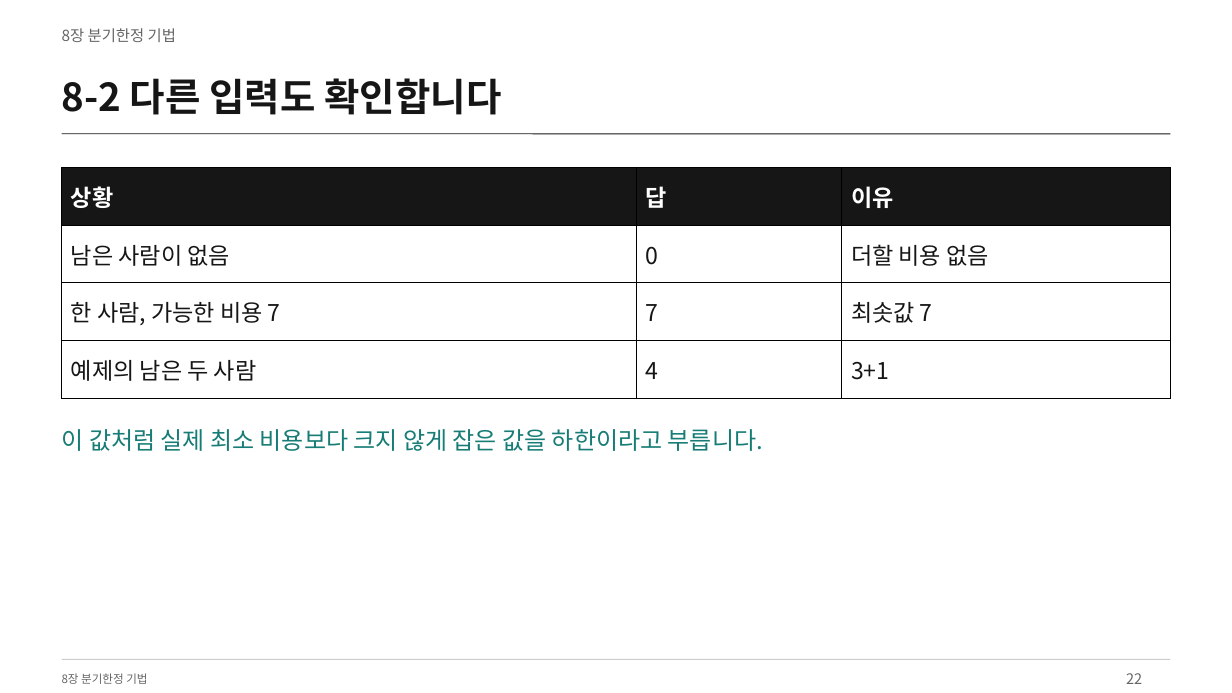
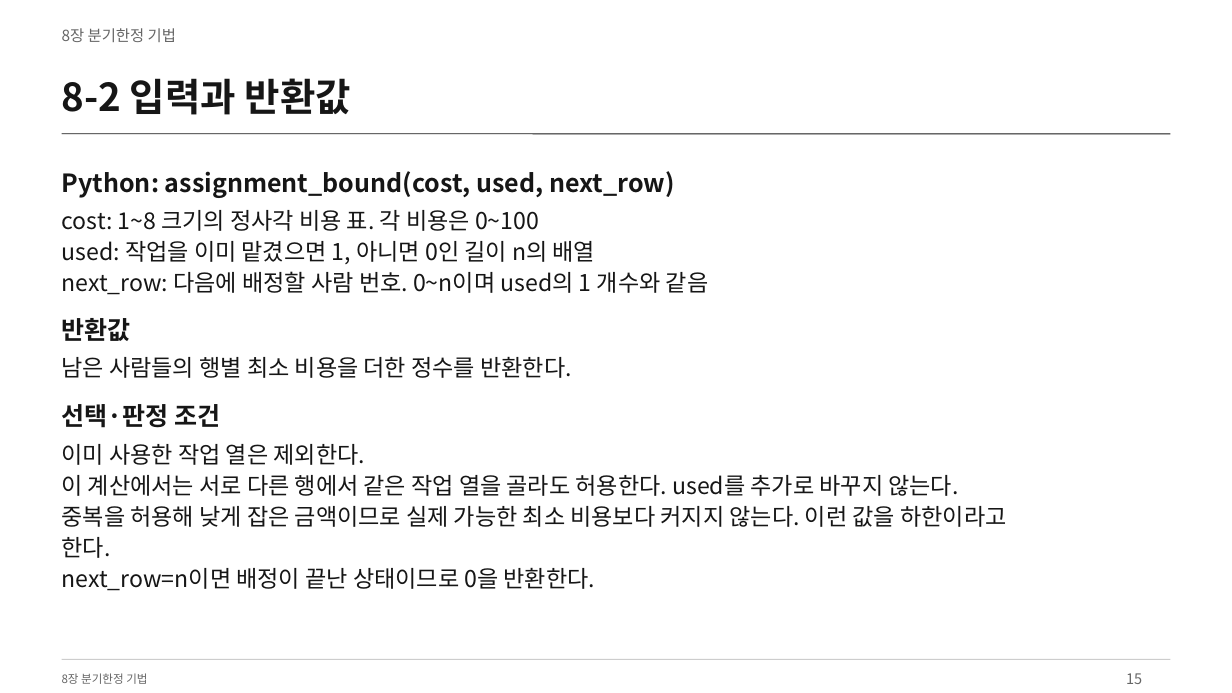
Before and after one commit to Sangdon-Park/Sangdon-Park.github.io, a slide deck: slide 15 of data/알고리즘/8장_분기한정_기법.pptx (slide 22 before the commit). Drawn at 1232x693 pixels with LibreOffice and Linux fonts; fonts in the diff are those of the drawing. Boxes give left, top, right and bottom in pixels: in the first picture for what was removed or moved away, otherwise in the second. Text is boxed around its words. In the diff, an @@ line names an element or a change of style, - is before the commit and + after.

```diff
--- a/data/알고리즘/8장_분기한정_기법.pptx
+++ b/data/알고리즘/8장_분기한정_기법.pptx
@@ text at (x1=62, y1=78, x2=351, y2=115): text changed @@
-8-2 다른 입력도 확인합니다
+8-2 입력과 반환값
@@ table removed at (x1=62, y1=167, x2=1171, y2=398), 4 rows, 3 columns @@
-상황 | 답 | 이유
-남은 사람이 없음 | 0 | 더할 비용 없음
-한 사람, 가능한 비용 7 | 7 | 최솟값 7
-예제의 남은 두 사람 | 4 | 3+1
@@ text added at (x1=62, y1=171, x2=675, y2=198), 19.5 pt, text #161616, bold @@
+Python: assignment_bound(cost, used, next_row)
@@ text added at (x1=62, y1=210, x2=709, y2=295), 18 pt, text #161616 @@
+cost: 1~8 크기의 정사각 비용 표. 각 비용은 0~100
+used: 작업을 이미 맡겼으면 1, 아니면 0인 길이 n의 배열
+next_row: 다음에 배정할 사람 번호. 0~n이며 used의 1 개수와 같음
@@ text added at (x1=62, y1=318, x2=131, y2=341), 19.5 pt, text #161616, bold @@
+반환값
@@ text added at (x1=62, y1=357, x2=571, y2=378), 18 pt, text #161616 @@
+남은 사람들의 행별 최소 비용을 더한 정수를 반환한다.
@@ text added at (x1=62, y1=404, x2=220, y2=428), 19.5 pt, text #161616, bold @@
+선택·판정 조건
@@ text at (x1=62, y1=444, x2=1006, y2=591): text changed; size 18.8 to 18 pt; text colour #167C75 to #161616 @@
-이 값처럼 실제 최소 비용보다 크지 않게 잡은 값을 하한이라고 부릅니다.
+이미 사용한 작업 열은 제외한다.
+이 계산에서는 서로 다른 행에서 같은 작업 열을 골라도 허용한다. used를 추가로 바꾸지 않는다.
+중복을 허용해 낮게 잡은 금액이므로 실제 가능한 최소 비용보다 커지지 않는다. 이런 값을 하한이라고
+한다.
+next_row=n이면 배정이 끝난 상태이므로 0을 반환한다.
@@ text at (x1=1126, y1=673, x2=1142, y2=684): text changed @@
-22
+15
```
Also in this commit, not shown: 39 other slides changed, 9 slides added, 6 slides removed, 18 other files.
